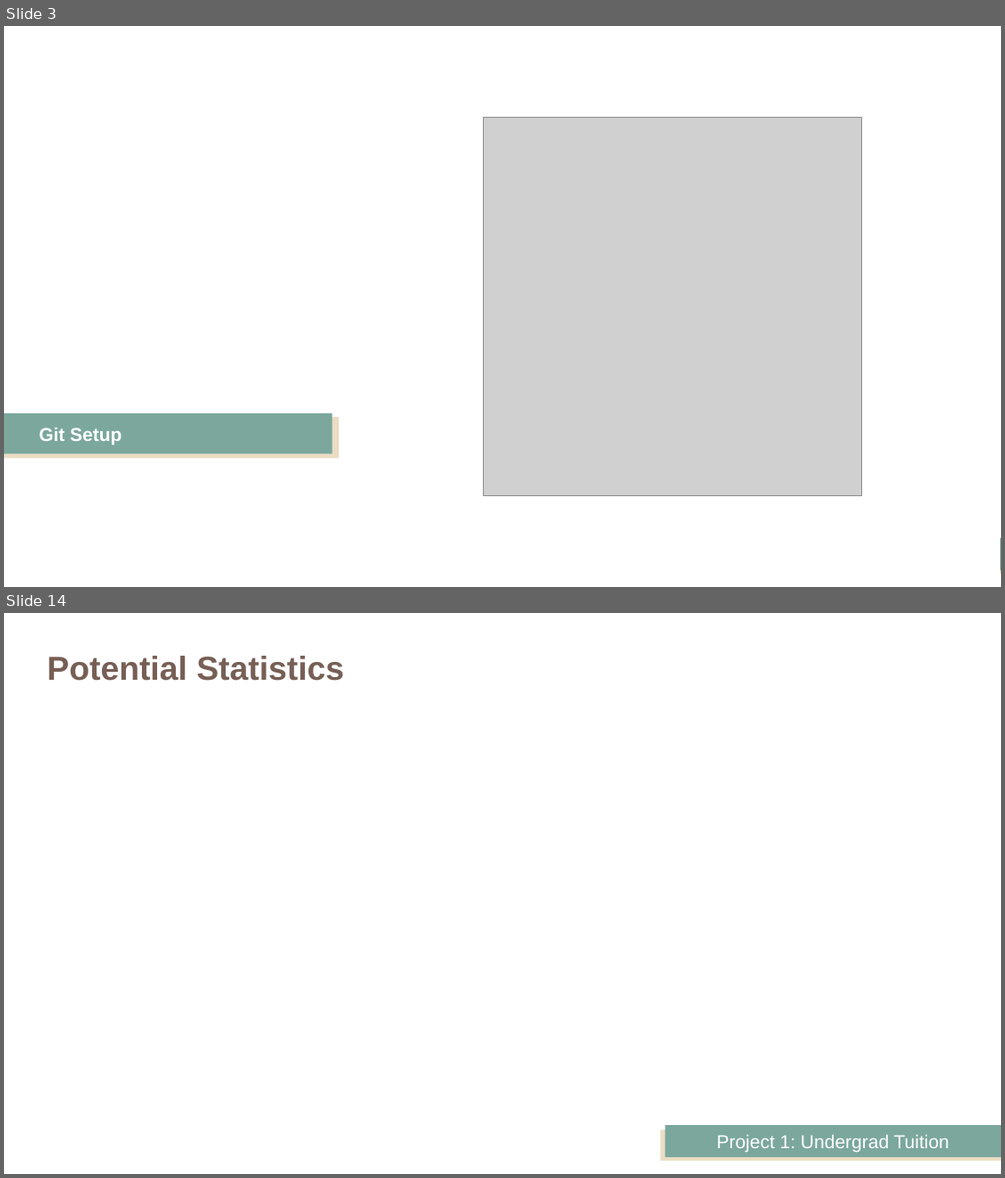
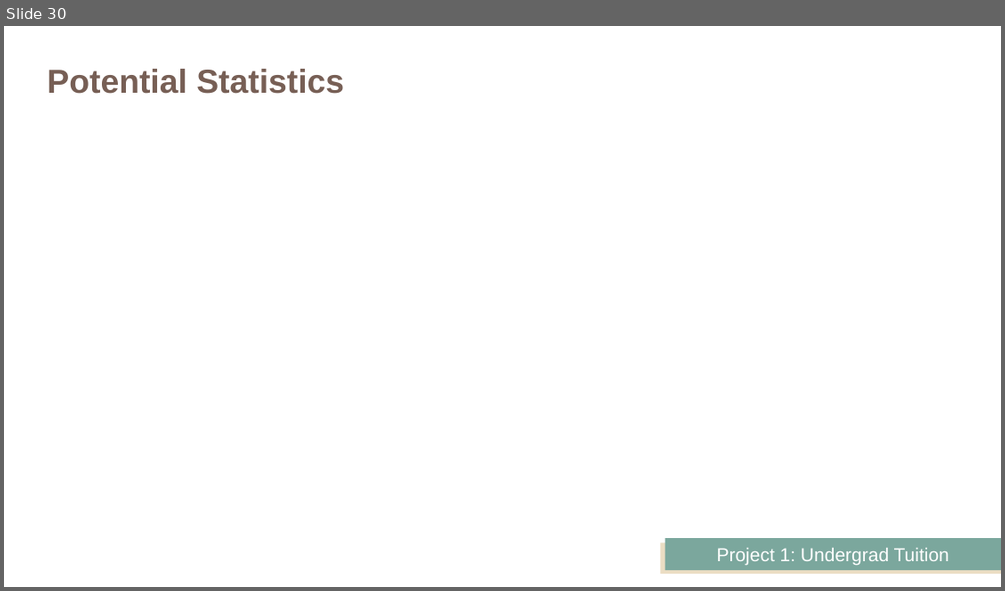
Before and after one commit to JeffPinegar/Proj1_undergraduate, a slide deck: Presentation/Getting Started.pptx. Shown one above the other, each under a label of ours: slides 3 and 14 before the commit, slide 30 after it; the slides between them are not shown. The pictures are 1005x1178 and 1005x591 pixels, drawn with LibreOffice and Linux fonts; fonts in the diff are those of the drawing; grey boxes stand for pictures. Boxes give left, top, right and bottom in pixels: in the first picture for what was removed or moved away, otherwise in the second. Text is boxed around its words. In the diff, an @@ line names an element or a change of style, - is before the commit and + after.

```diff
--- a/Presentation/Getting Started.pptx
+++ b/Presentation/Getting Started.pptx
@@ slide 3 removed at (4, 26, 1001, 587), background #FFFFFF; not listed: 1 template element that a slide beside it also shows @@
@@ picture removed at (484, 118, 863, 496) @@
@@ rectangle removed at (4, 417, 339, 459) @@
@@ text removed at (4, 413, 332, 454) @@
-Git Setup
@@ rectangle removed at (643, 528, 999, 577) @@
@@ rectangle removed at (665, 539, 1001, 571) @@
@@ what was slide 14 is now slide 30 @@
```
Also in this commit, not shown: 2 slides changed, 26 slides added, 9 other slides removed, 7 other files.
